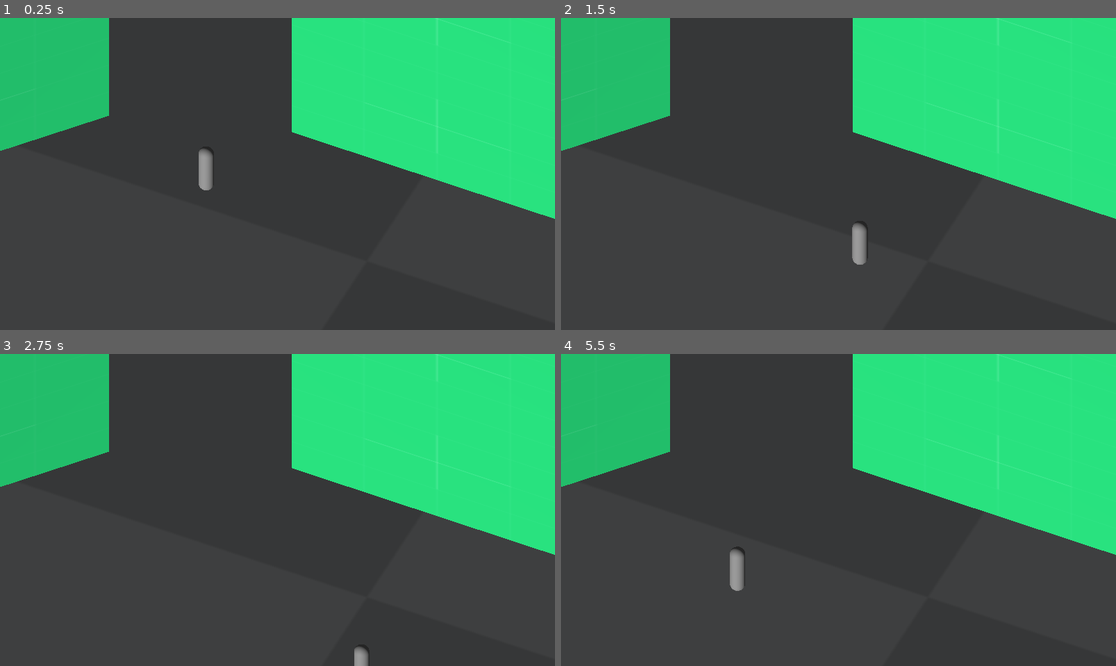
Above: before the commit, frames 1-4 (two rows, left to right).
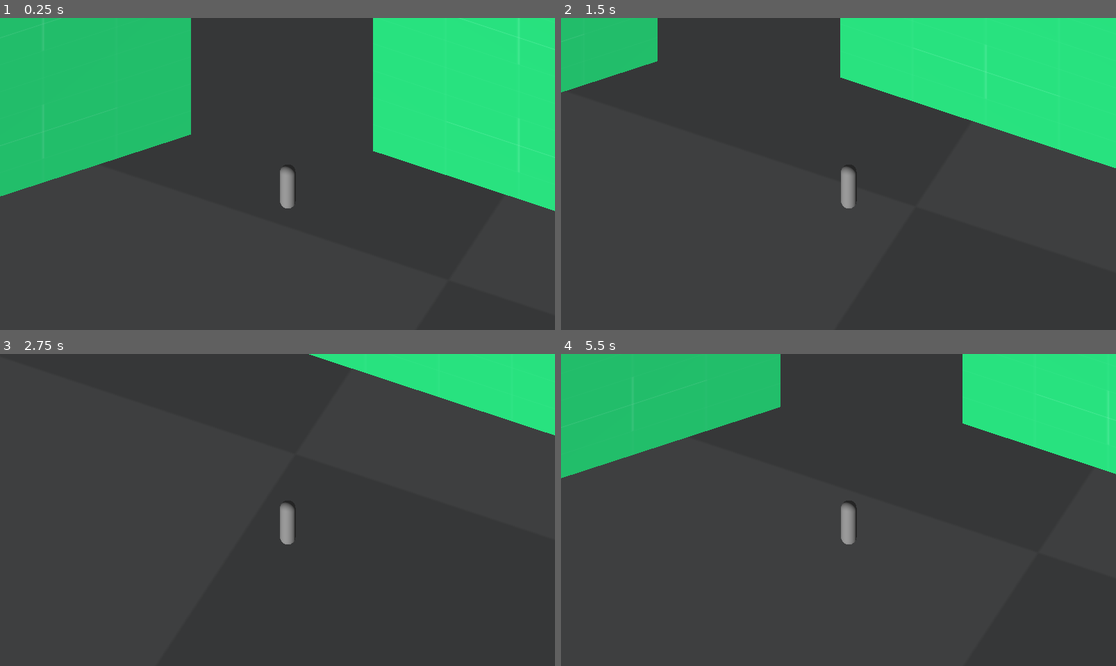
Above: after the commit, the same moments.

Repository: its-dlh/brackeys-2026.1
Game: Godot game, scene res://scenes/movement_test_sceen.tscn
Same seed, same stepped clock (60 frames per second), same inputs: the game is played once before the commit and once after it.
Inputs:
- Up to frame 1 (0.25 s): no input
- Up to frame 2 (1.5 s): tap Enter (ui_accept) at 0.5, 0.77 s; hold Right (ui_right) 0.53-1.28 s; hold Down (ui_down) from 1.28 s (still down)
- Up to frame 3 (2.75 s): tap Enter (ui_accept) at 1.52 s; release Down (ui_down) at 2.03 s; hold Right (ui_right) from 2.03 s (still down)
- Up to frame 4 (5.5 s): release Right (ui_right) at 2.78 s; hold Up (ui_up) 2.78-3.53 s; tap Enter (ui_accept) at 3.02, 3.77, 4.52 s; hold Left (ui_left) 3.53-5.03 s; hold Down (ui_down) from 5.03 s (still down)

The runs differ from the first frame. In frame 1, 17% of the frame differs, in the area x 0-100%, y 0-65%; in frame 2, 13%; in frame 3, 26%, in the area x 0-100%, y 0-100%; in frame 4, 21%.

Commit message:
movement and camera logic

Diff:
--- a/project.godot
+++ b/project.godot
@@ -22,7 +22,9 @@
 
 [physics]
 
+common/physics_jitter_fix=0.1
 3d/physics_engine="Jolt Physics"
+common/physics_interpolation=true
 
 [rendering]
 
--- a/scenes/movement_test_sceen.tscn
+++ b/scenes/movement_test_sceen.tscn
@@ -6,6 +6,8 @@
 
 [sub_resource type="Environment" id="Environment_q5fru"]
 ambient_light_color = Color(0.5649617, 0.5649616, 0.5649616, 1)
+
+[sub_resource type="NavigationMesh" id="NavigationMesh_v7qa8"]
 
 [node name="MovementTestSceen" type="Node3D" unique_id=1346146592]
 
@@ -17,12 +19,8 @@
 [node name="DirectionalLight3D" type="DirectionalLight3D" parent="Environment" unique_id=86774612]
 transform = Transform3D(1.0000001, 0, 0, 0, 1.0000001, 0, 0, 0, 1, 0, 20, 0)
 
-[node name="Camera3D" type="Camera3D" parent="." unique_id=668831026]
-transform = Transform3D(0.9063078, -0.29883626, 0.2988363, 0, 0.7071068, 0.70710677, -0.4226183, -0.6408564, 0.64085644, 10.492432, 34.73999, 29.363647)
-projection = 1
-size = 10.0
-
-[node name="WorldGeometry" type="Node3D" parent="." unique_id=881598512]
+[node name="WorldGeometry" type="NavigationRegion3D" parent="." unique_id=1448157649]
+navigation_mesh = SubResource("NavigationMesh_v7qa8")
 
 [node name="CSGBox3D" type="CSGBox3D" parent="WorldGeometry" unique_id=679026762]
 transform = Transform3D(1, 0, 0, 0, 1, 0, 0, 0, 1, -0.024169922, -0.5, 0.024658203)
--- a/scenes/player.gd
+++ b/scenes/player.gd
@@ -1,9 +1,12 @@
 extends CharacterBody3D
 
-
+@onready var camera_3d: Camera3D = $Camera3D
+@onready var camera_marker: Marker3D = $CameraMarker
 const SPEED = 5.0
 const JUMP_VELOCITY = 4.5
 
+func _ready() -> void:
+	camera_3d.global_position = camera_marker.global_position
 
 func _physics_process(delta: float) -> void:
 	# Add the gravity.
@@ -26,3 +29,8 @@
 		velocity.z = move_toward(velocity.z, 0, SPEED)
 
 	move_and_slide()
+	camera_3d.global_position = lerp(
+		camera_3d.global_position,
+		camera_marker.global_position,
+		delta * 2.5
+	)
--- a/scenes/player.tscn
+++ b/scenes/player.tscn
@@ -19,5 +19,14 @@
 shape = SubResource("CapsuleShape3D_u8vuu")
 
 [node name="MeshInstance3D" type="MeshInstance3D" parent="." unique_id=1131062443]
+physics_interpolation_mode = 1
 transform = Transform3D(1, 0, 0, 0, 1, 0, 0, 0, 1, 0, 0.9, 0)
 mesh = SubResource("CapsuleMesh_3vyb7")
+
+[node name="CameraMarker" type="Marker3D" parent="." unique_id=1408571741]
+transform = Transform3D(0.9063078, -0.29883626, 0.2988363, 0, 0.7071068, 0.70710677, -0.4226183, -0.6408564, 0.64085644, 13.623779, 34.41223, 30)
+
+[node name="Camera3D" type="Camera3D" parent="." unique_id=1891750048]
+transform = Transform3D(0.9063078, -0.29883626, 0.2988363, 0, 0.7071068, 0.70710677, -0.4226183, -0.6408564, 0.64085644, 13.623779, 34.41223, 30)
+projection = 1
+size = 10.0
